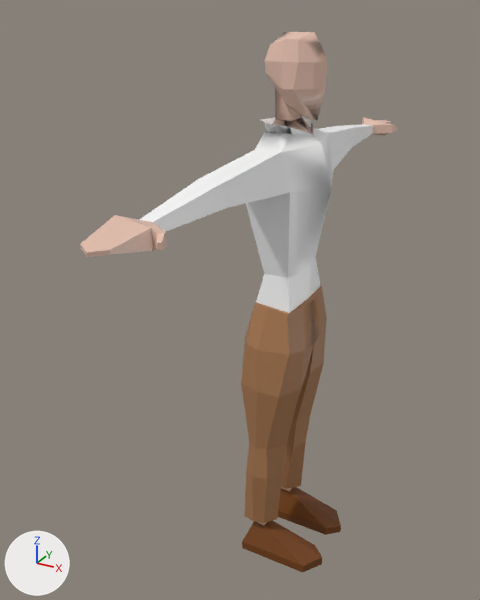
Two versions of the FBX model Assets/Characters/Main Character/SM_MC_Base.fbx, one commit apart.
The view is the same before and after, from a 50 mm camera at (0.867, -1.75, 0.875) aimed at (-0.06, -0.064, 0.033). Every picture has the same lights, and +X, +Y and +Z are marked at lower left. Where no turn or scale is listed for an object, it has been applied to the vertices.

Objects in the first picture: 'Base'.
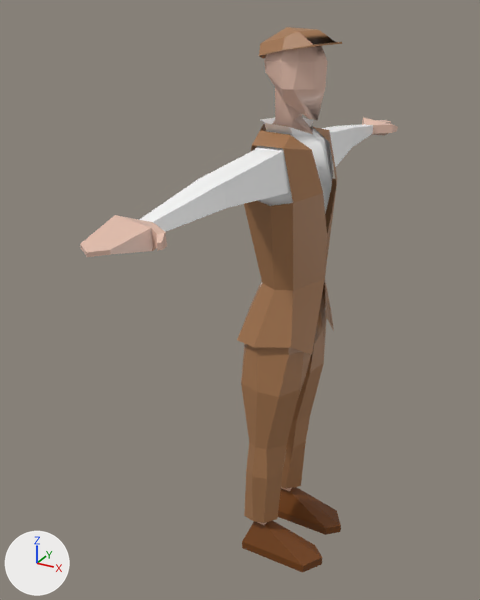
The edits, one by one:
Mesh me_cube_003 is new.
It has 40 vertices, 26 faces and spans x -0.123..0.133, y -0.185..0.185, z -0.394..0.258.
It uses material mat_material_005 (brown #a6774f).
Mesh me_cylinder is new.
It has 23 vertices, 28 faces and spans x -0.111..0.12, y -0.094..0.094, z -0.05..0.032.
It uses material mat_material_005 (brown #a6774f).
Object 'Vest' (ob_vest) is new; it shows me_cube_003.
Its location is (0.068, 0.0, 0.31).
Object 'Hat' (ob_hat) is new; it shows me_cylinder.
Its location is (0.088, 0.0, 0.796).

Changed parts and their boxes (x1, y1, x2, y2) in the pictures (480 x 600 px):
'Vest', added (brown): after (237, 124, 337, 355)
'Hat', added: after (259, 27, 342, 59)
